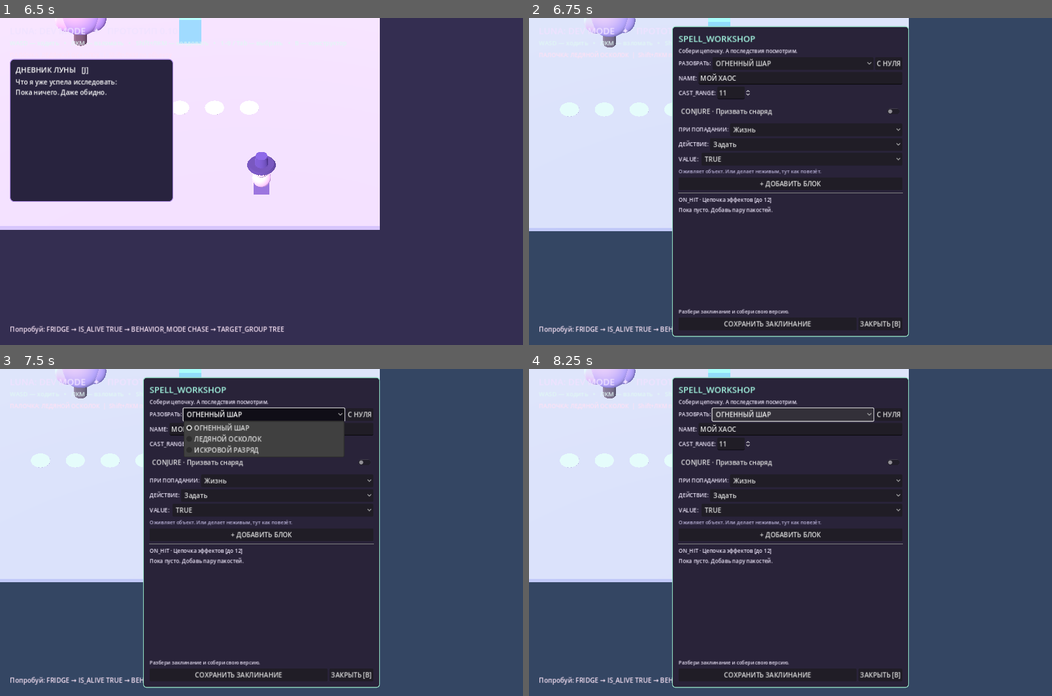
Above: before the commit, frames 1-4 (two rows, left to right).
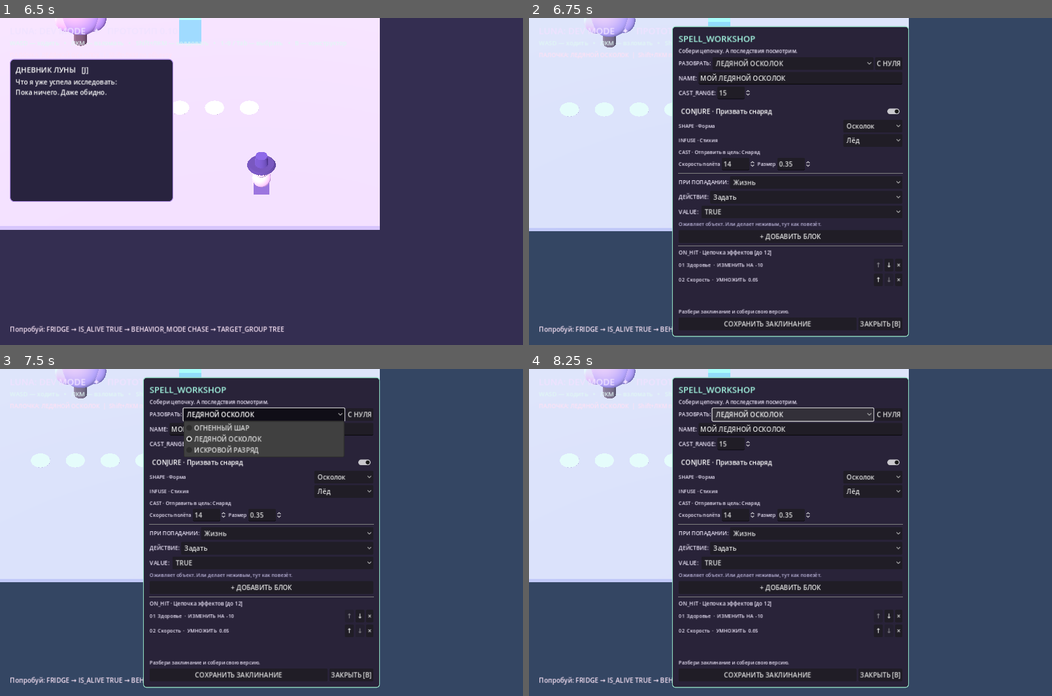
Above: after the commit, the same moments.

Repository: 0ri-space-cat/luna-dev-mode
Game: Godot game, scene res://scenes/main.tscn
Same seed, same stepped clock (60 frames per second), same inputs: the game is played once before the commit and once after it.
Inputs (mouse positions are in pixels of both pictures, inside the frame that each line leads up to):
- Up to frame 1 (6.5 s): tap Enter at 0.5, 3.5 s; move the mouse to (376, 165) at 0.52 s; hold D (move_right) 0.53-1.25 s; tap 1 at 0.6 s; click (376, 165) at 0.67 s; drag from (156, 197) to (235, 246) at 1.27 s; tap Space at 2, 5 s; move the mouse to (313, 109) at 2.02 s; hold D (move_right) 2.03-2.75 s; tap Tab at 2.1 s; drag from (235, 246) to (104, 132) at 2.77 s; move the mouse to (418, 230) at 3.52 s; hold A (move_left) 3.53-4.25 s; tap J at 3.6 s; drag from (104, 132) to (183, 99) at 4.27 s; move the mouse to (287, 181) at 5.02 s; hold S (move_backward) 5.03-5.75 s; tap 9 at 5.1 s; click (287, 181) at 5.17 s; drag from (183, 99) to (156, 197) at 5.77 s
- Up to frame 2 (6.75 s): tap Enter at 6.5 s; move the mouse to (905, 165) at 6.52 s; hold W (move_forward) from 6.53 s (still down); tap B at 6.6 s
- Up to frame 3 (7.5 s): release W (move_forward) at 7.25 s; click (261, 414) at 7.25 s, where only the run before the commit has a clickable "ОГНЕННЫЙ ШАР"
- Up to frame 4 (8.25 s): click (790, 414) at 8 s, where only the run after the commit has a clickable "ЛЕДЯНОЙ ОСКОЛОК"

Frame 1 is identical in both runs. In frame 2, 3.2% of the frame differs, in the area x 28-72%, y 12-81%; in frame 3, 3.1%; in frame 4, 3.2%.

Commit message:
feat: opening the workshop dissects the currently selected spell

Diff:
--- a/scripts/main.gd
+++ b/scripts/main.gd
@@ -527,7 +527,7 @@
 	if is_instance_valid(journal_panel):
 		journal_panel.visible = false
 	pause_tint.visible = true
-	spell_workshop_panel.show_workshop()
+	spell_workshop_panel.show_workshop(selected_spell_id)
 	get_tree().paused = true
 
 
